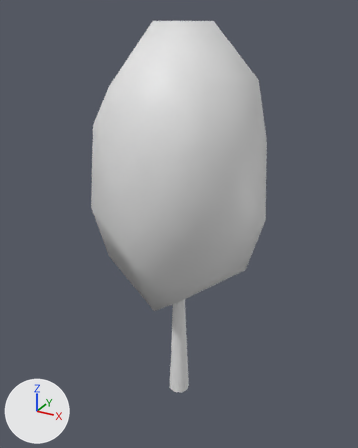
Renders of the glTF model Content/Meshes/Tree.glb from each side of a commit.
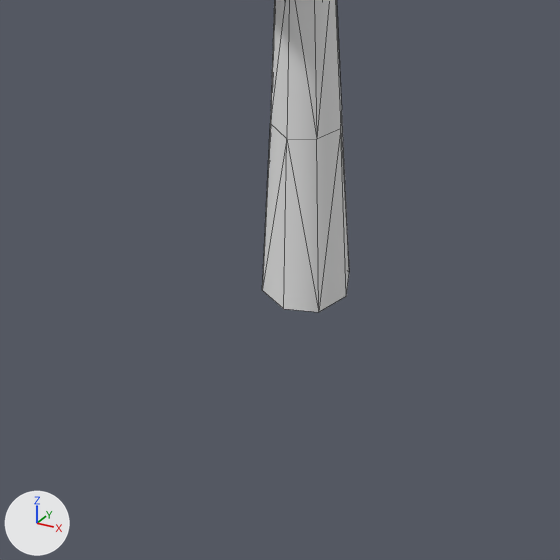
Each version appears first whole from a 50 mm camera at (8.54, -15.55, 15.79) aimed at (-0.24, 0.43, 7.8), and next in a close-up on the part from 31% to 66% of the width and 72% to 100% of the height. The axes (+X, +Y, +Z) are drawn at lower left. The lights are the same throughout. The older version's two pictures come first. The close-ups show mesh edges as thin lines. Vertices at exactly the same position are counted once.

Objects in the first close-up: 'TreeBranch'.
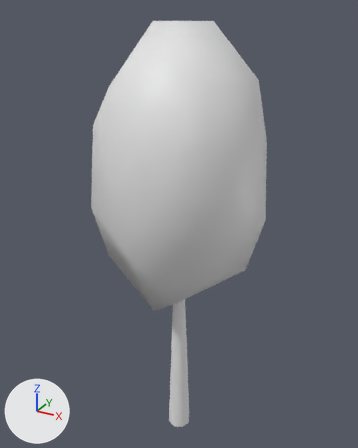
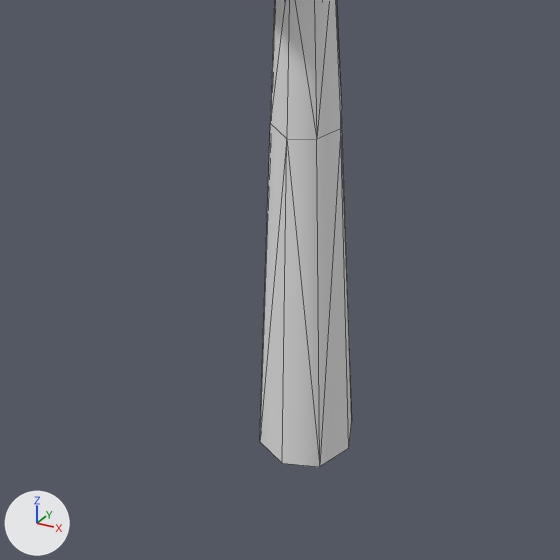
Commit message: Vary tree size

Location of each change, (x1, y1, x2, y2) in pixels of the close-ups (560 x 560 px; the box of a moved part takes in the faces that stretch with it):
```json
{"object": "TreeBranch", "change": "reshaped", "before": [262, 0, 349, 312], "after": [260, 0, 352, 467]}
{"part": 1, "of": "me_tree", "change": "moved or reshaped", "before": [262, 123, 349, 312], "after": [260, 123, 352, 467]}
```

The change, as JSON lines over the scene's bpy script:
```json
{"block": "me_tree", "where": "# used by ob_treebranch; location = (0.0, 0.0, 0.0)"}
{"op": "remove", "block": "me_tree", "code": "me_tree.from_pydata(...)  # 65 vertices, 120 faces; spans x -0.46..0.46, y -0.46..0.47, z 0.0..10.0"}
{"op": "add", "block": "me_tree", "code": "me_tree.from_pydata(...)  # 65 vertices, 120 faces; spans x -0.51..0.5, y -0.5..0.51, z -2.0..10.0"}
{"block": "me_tree", "change": "me_tree part 1"}
{"op": "set", "path": "me_tree.vertices[0].co", "old": "(0.0, 0.47, 0.0)", "new": "(0.0, 0.51, -2.0)"}
{"op": "set", "path": "me_tree.vertices[2].co", "old": "(0.46, 0.0, 0.0)", "new": "(0.5, 0.01, -2.0)", "note": "pixel (346, 296) -> pixel (348, 448)"}
{"op": "set", "path": "me_tree.vertices[4].co", "old": "(0.0, -0.46, 0.0)", "new": "(0.0, -0.5, -2.0)", "note": "pixel (283, 308) -> pixel (282, 463)"}
{"op": "set", "path": "me_tree.vertices[6].co", "old": "(-0.46, 0.0, 0.0)", "new": "(-0.51, 0.01, -2.0)"}
{"op": "set", "path": "me_tree.vertices[32].co", "old": "(0.33, 0.32, 0.0)", "new": "(0.36, 0.35, -2.0)", "note": "pixel (349, 272) -> pixel (351, 421)"}
{"op": "set", "path": "me_tree.vertices[34].co", "old": "(0.33, -0.33, 0.0)", "new": "(0.36, -0.36, -2.0)", "note": "pixel (318, 312) -> pixel (319, 466)"}
{"op": "set", "path": "me_tree.vertices[36].co", "old": "(-0.32, -0.33, 0.0)", "new": "(-0.35, -0.36, -2.0)", "note": "pixel (262, 290) -> pixel (259, 441)"}
{"op": "set", "path": "me_tree.vertices[38].co", "old": "(-0.32, 0.32, 0.0)", "new": "(-0.35, 0.35, -2.0)"}
```
